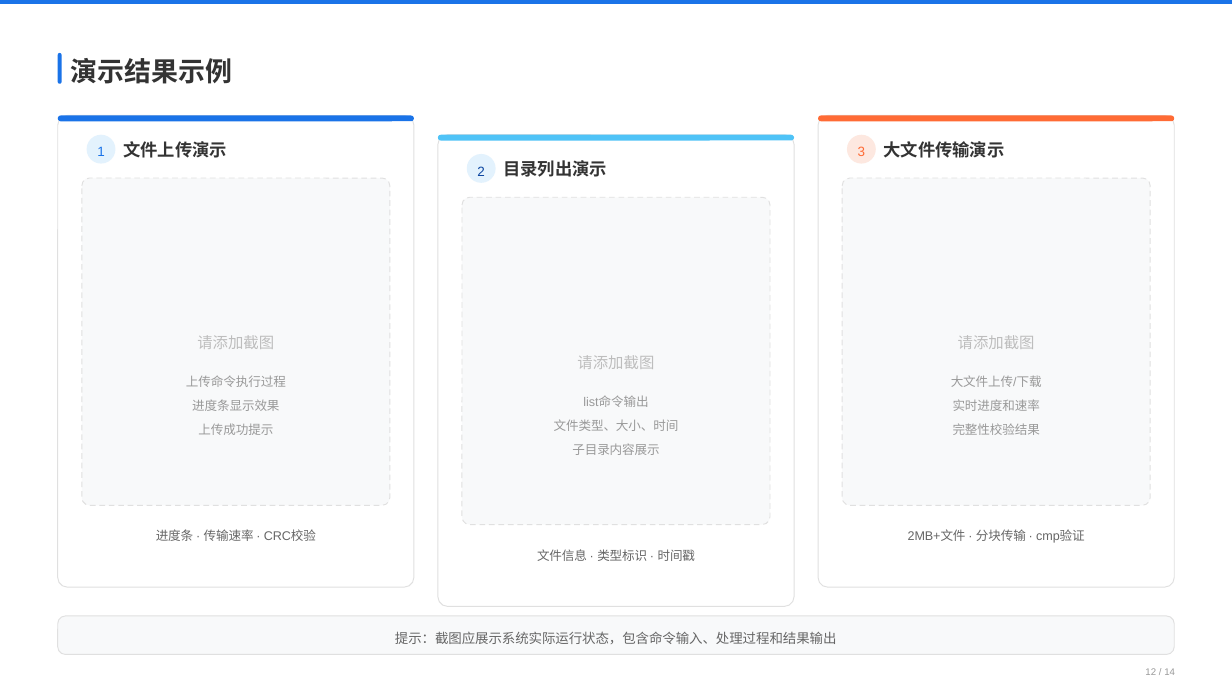
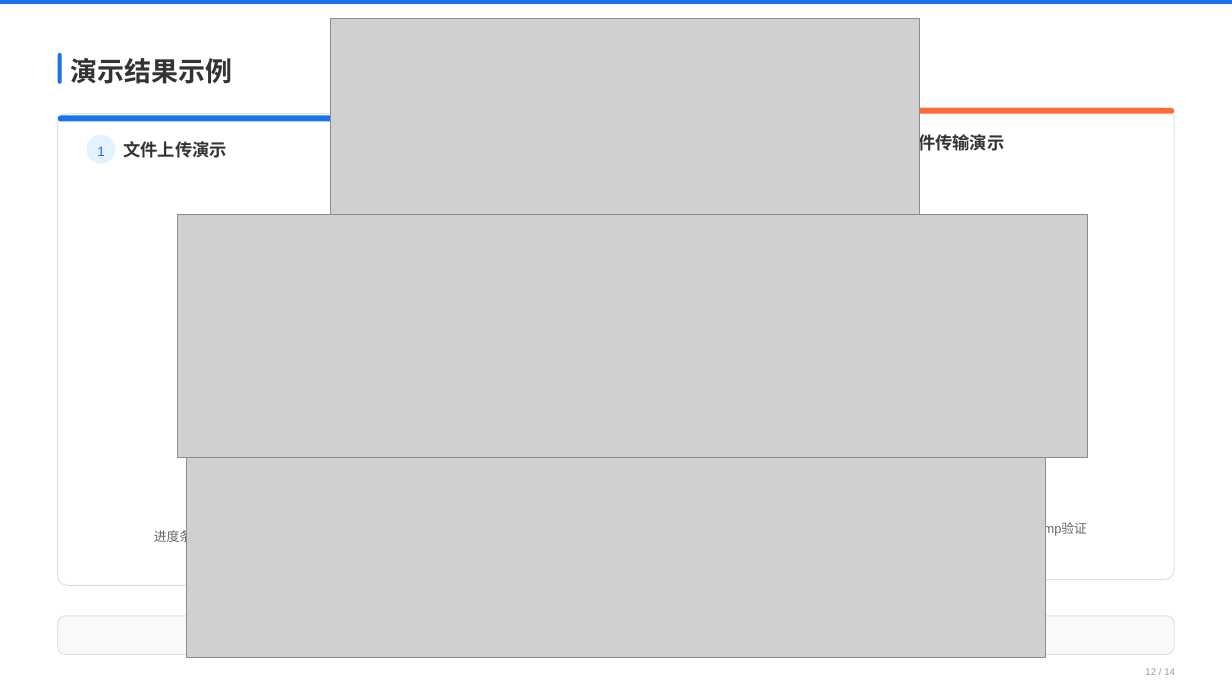
Before and after one commit to calendar0917/keshe, a slide deck: slide 12 of report/report.pptx. Drawn at 1232x693 pixels with LibreOffice and Linux fonts; fonts in the diff are those of the drawing; grey boxes stand for pictures. Boxes give left, top, right and bottom in pixels: in the first picture for what was removed or moved away, otherwise in the second. Text is boxed around its words. In the diff, an @@ line names an element or a change of style, - is before the commit and + after.

Commit message:
update ppt

```diff
--- a/report/report.pptx
+++ b/report/report.pptx
@@ picture added at (x1=330, y1=18, x2=919, y2=236) @@
@@ 2 texts, 2 rounded rectangles moved together from (x1=818, y1=116, x2=1174, y2=587) to (x1=818, y1=108, x2=1174, y2=579) @@
@@ picture added at (x1=177, y1=214, x2=1088, y2=458) @@
@@ picture added at (x1=187, y1=428, x2=1046, y2=658) @@
@@ group removed at (x1=82, y1=178, x2=390, y2=506): 4 texts, 1 rounded rectangle @@
-请添加截图
-上传命令执行过程
-进度条显示效果
-上传成功提示
@@ group removed at (x1=842, y1=135, x2=1150, y2=506): 5 texts, 1 ellipse, 1 rounded rectangle @@
-3
-请添加截图
-大文件上传/下载
-实时进度和速率
-完整性校验结果
@@ text "进度条 · 传输速率 · CRC校验" at (x1=154, y1=527, x2=192, y2=545): size 9.8 to 10 pt @@
@@ text "2MB+文件 · 分块传输 · cmp验证" at (x1=1037, y1=523, x2=1087, y2=536): size 9.8 to 10 pt @@
@@ group removed at (x1=438, y1=135, x2=794, y2=561): 7 texts, 2 rounded rectangles, 1 ellipse @@
-2
-目录列出演示
-请添加截图
-list命令输出
-文件类型、大小、时间
-子目录内容展示
-文件信息 · 类型标识 · 时间戳
@@ text removed at (x1=395, y1=631, x2=837, y2=644) @@
-提示：截图应展示系统实际运行状态，包含命令输入、处理过程和结果输出
```
Also in this commit, not shown: 12 other slides changed, 3 other files.
